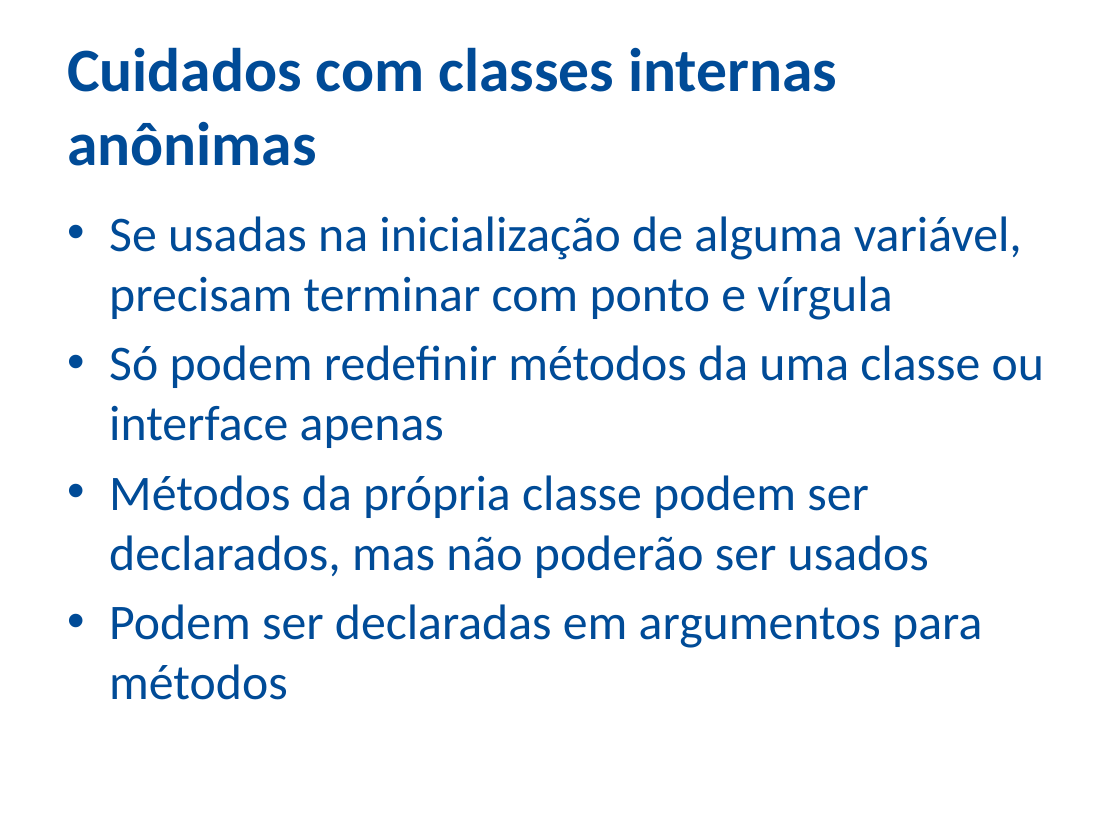
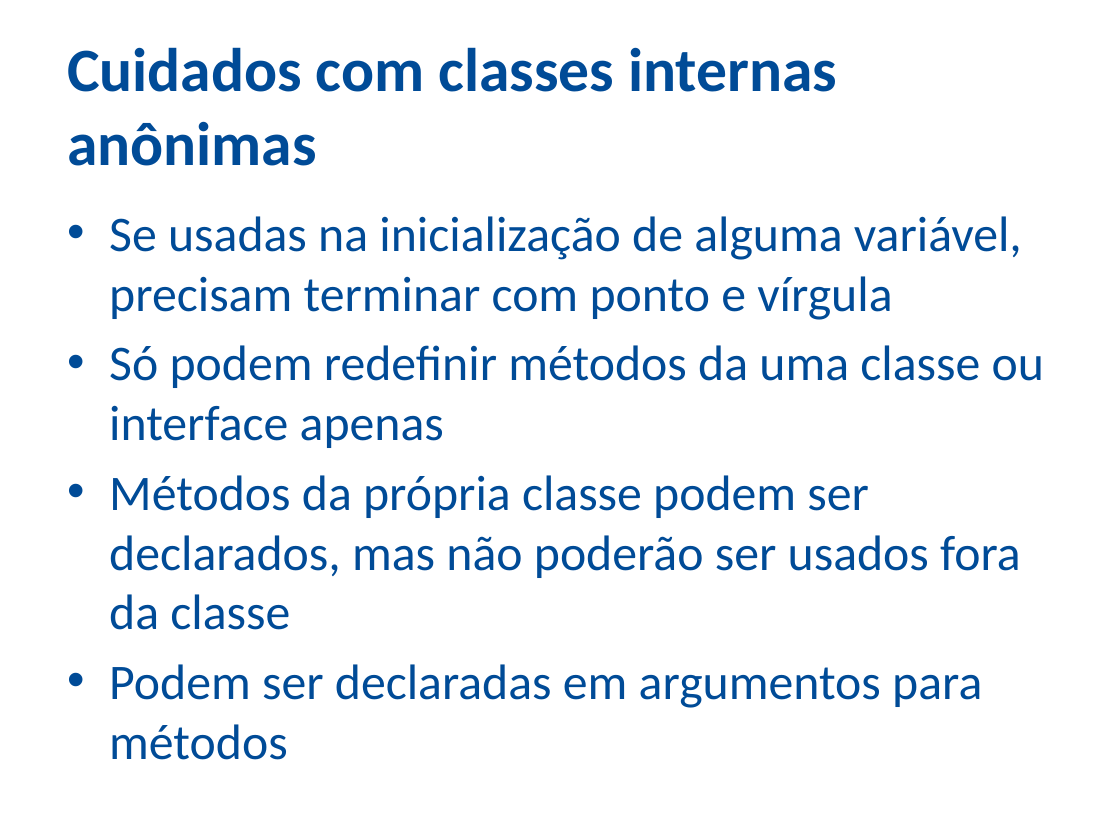
Before and after one commit to ozieljose/java6cert, a slide deck: slide 17 of slides/16-ClassesInternas.pptx. Drawn at 1120x840 pixels with LibreOffice and Linux fonts; fonts in the diff are those of the drawing; background and template pictures are left out. Boxes give left, top, right and bottom in pixels: in the first picture for what was removed or moved away, otherwise in the second. Text is boxed around its words. In the diff, an @@ line names an element or a change of style, - is before the commit and + after.

```diff
--- a/slides/16-ClassesInternas.pptx
+++ b/slides/16-ClassesInternas.pptx
@@ text at bbox=[109, 475, 1021, 630]: text changed @@
-• Métodos da própria classe podem ser declarados, mas não poderão ser usados
+• Métodos da própria classe podem ser declarados, mas não poderão ser usados fora da classe
```
Also in this commit, not shown: 2 other slides changed, 2 slides added, 9 other files.
